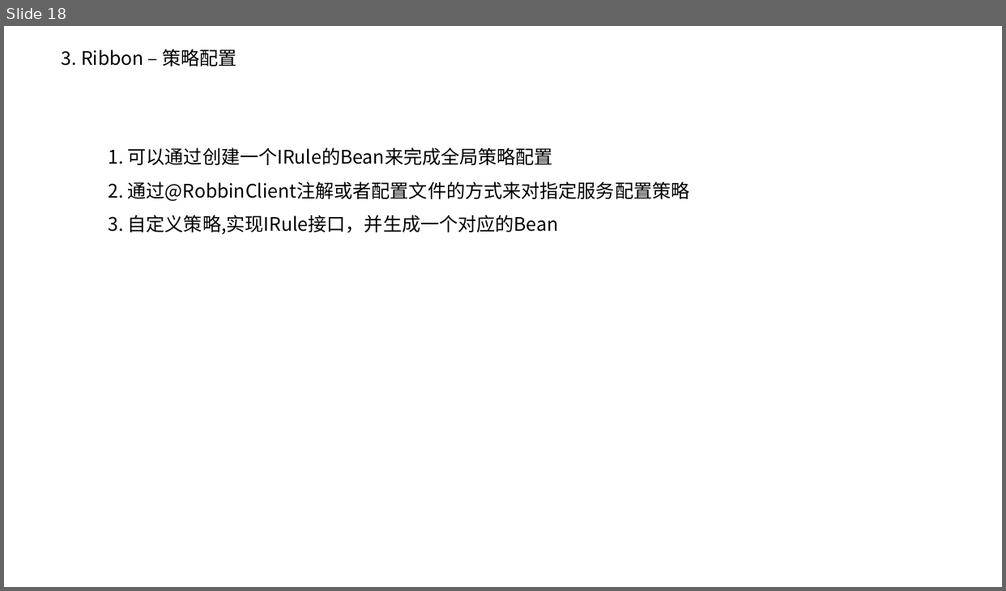
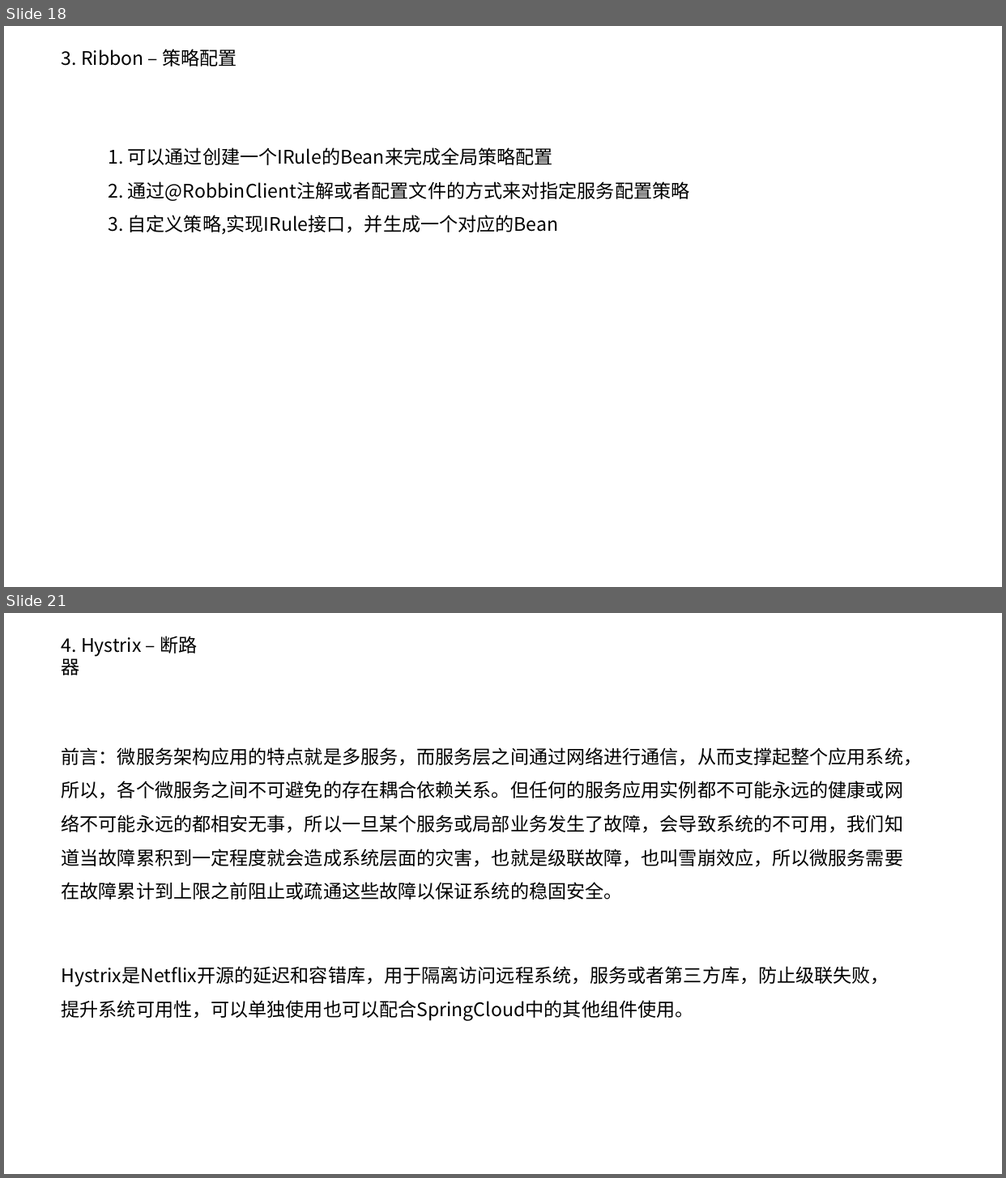
Before and after one commit to pd269hao/demo, a slide deck: doc/技术分享-SpringCloud-20190708.pptx. Shown one above the other, each under a label of ours: slide 18 before the commit, slides 18 and 21 after it; the slides between them are not shown. The pictures are 1006x591 and 1006x1178 pixels, drawn with LibreOffice and Linux fonts; fonts in the diff are those of the drawing; background and template pictures are left out. Boxes give left, top, right and bottom in pixels: in the first picture for what was removed or moved away, otherwise in the second. Text is boxed around its words. In the diff, an @@ line names an element or a change of style, - is before the commit and + after.

```diff
--- a/doc/技术分享-SpringCloud-20190708.pptx
+++ b/doc/技术分享-SpringCloud-20190708.pptx
@@ slide 21 added at (4,613,1002,1174), background #FFFFFF @@
@@ text added at (62,636,198,675), 18 pt, text #000000 @@
+4. Hystrix – 断路器
@@ text added at (62,747,923,900), 18 pt, text #000000 @@
+前言：微服务架构应用的特点就是多服务，而服务层之间通过网络进行通信，从而支撑起整个应用系统，所以，各个微服务之间不可避免的存在耦合依赖关系。但任何的服务应用实例都不可能永远的健康或网络不可能永远的都相安无事，所以一旦某个服务或局部业务发生了故障，会导致系统的不可用，我们知道当故障累积到一定程度就会造成系统层面的灾害，也就是级联故障，也叫雪崩效应，所以微服务需要在故障累计到上限之前阻止或疏通这些故障以保证系统的稳固安全。
@@ text added at (62,966,889,1021), 18 pt, text #000000 @@
+Hystrix是Netflix开源的延迟和容错库，用于隔离访问远程系统，服务或者第三方库，防止级联失败，提升系统可用性，可以单独使用也可以配合SpringCloud中的其他组件使用。
```
Also in this commit, not shown: 1 slide changed, 12 other slides added, 13 slides removed, 2 other files.
